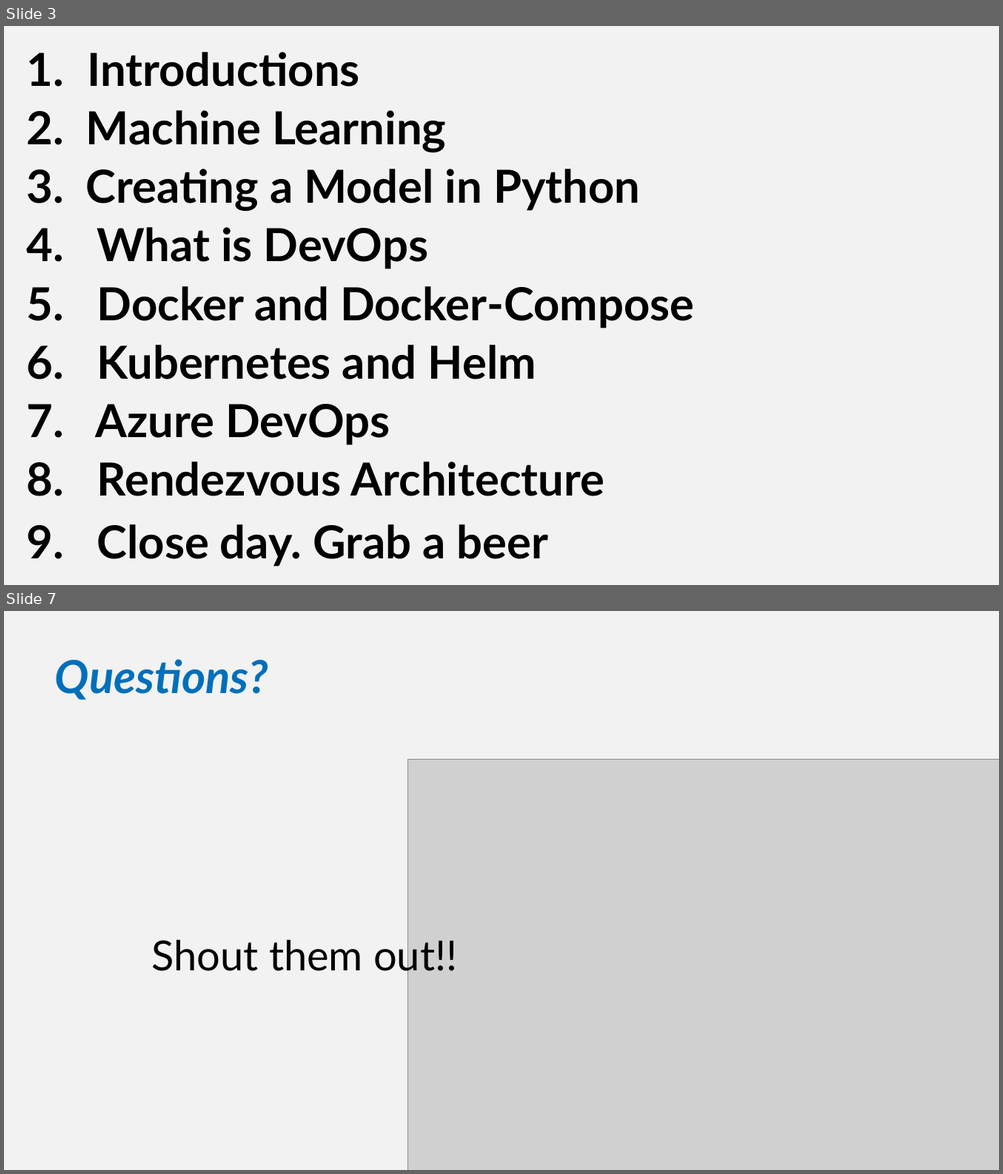
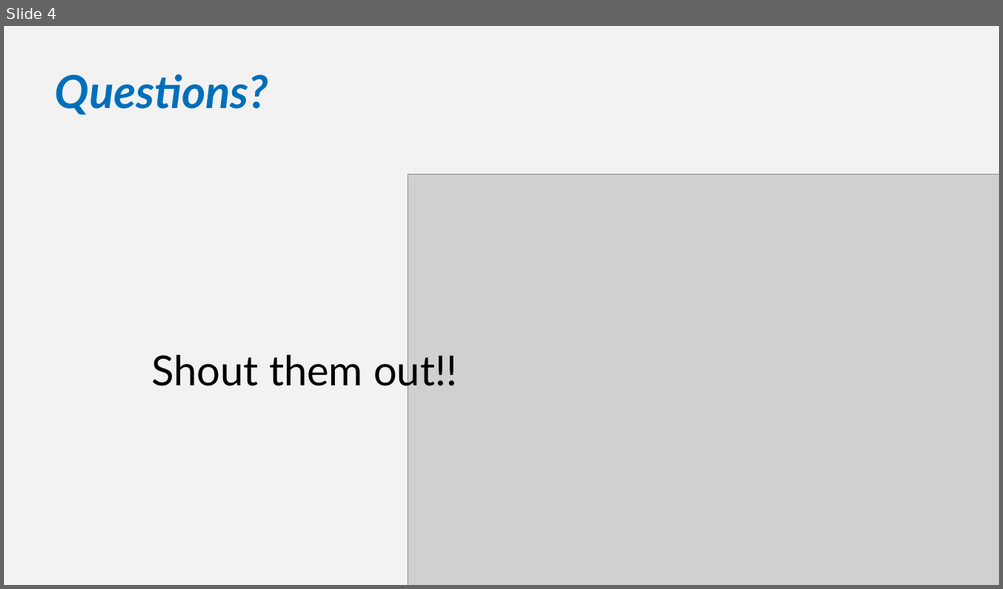
Before and after one commit to SQLShark/MachineLearningFromModelToProduction, a slide deck: Slides/M6 - An Introduction to Kubernetes.pptx. Shown one above the other, each under a label of ours: slides 3 and 7 before the commit, slide 4 after it; the slides between them are not shown. The pictures are 1003x1174 and 1003x589 pixels, drawn with LibreOffice and Linux fonts; fonts in the diff are those of the drawing; grey boxes stand for pictures; background and template pictures are left out. Boxes give left, top, right and bottom in pixels: in the first picture for what was removed or moved away, otherwise in the second. Text is boxed around its words. In the diff, an @@ line names an element or a change of style, - is before the commit and + after.

```diff
--- a/Slides/M6 - An Introduction to Kubernetes.pptx
+++ b/Slides/M6 - An Introduction to Kubernetes.pptx
@@ slide 3 removed at (x1=4, y1=26, x2=999, y2=585), background picture (left out) @@
@@ text removed at (x1=87, y1=52, x2=360, y2=87) @@
-1. Introductions
@@ text removed at (x1=27, y1=110, x2=446, y2=153) @@
-2. Machine Learning
@@ text removed at (x1=27, y1=169, x2=640, y2=211) @@
-3. Creating a Model in Python
@@ text removed at (x1=27, y1=227, x2=428, y2=269) @@
-4. What is DevOps
@@ text removed at (x1=27, y1=286, x2=694, y2=329) @@
-5. Docker and Docker-Compose
@@ text removed at (x1=27, y1=345, x2=536, y2=380) @@
-6. Kubernetes and Helm
@@ text removed at (x1=27, y1=404, x2=390, y2=446) @@
-7. Azure DevOps
@@ text removed at (x1=27, y1=462, x2=605, y2=497) @@
-8. Rendezvous Architecture
@@ text removed at (x1=27, y1=525, x2=548, y2=567) @@
-9. Close day. Grab a beer
@@ what was slide 7 is now slide 4 @@
```
Also in this commit, not shown: 2 slides changed, 1 slide added, 3 other slides removed, 7 other files.
